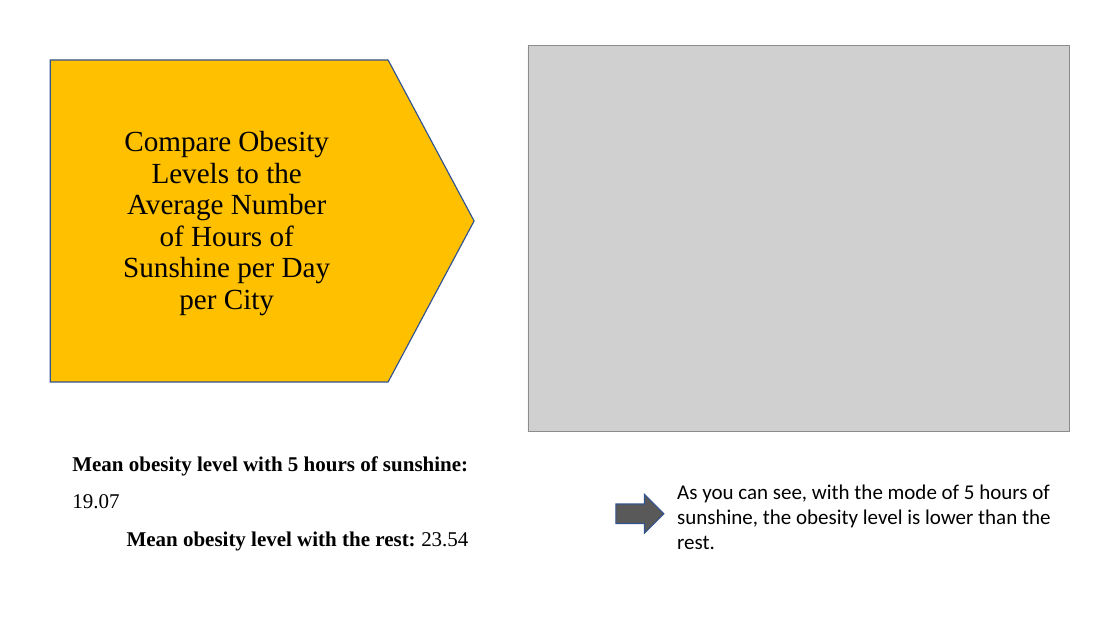
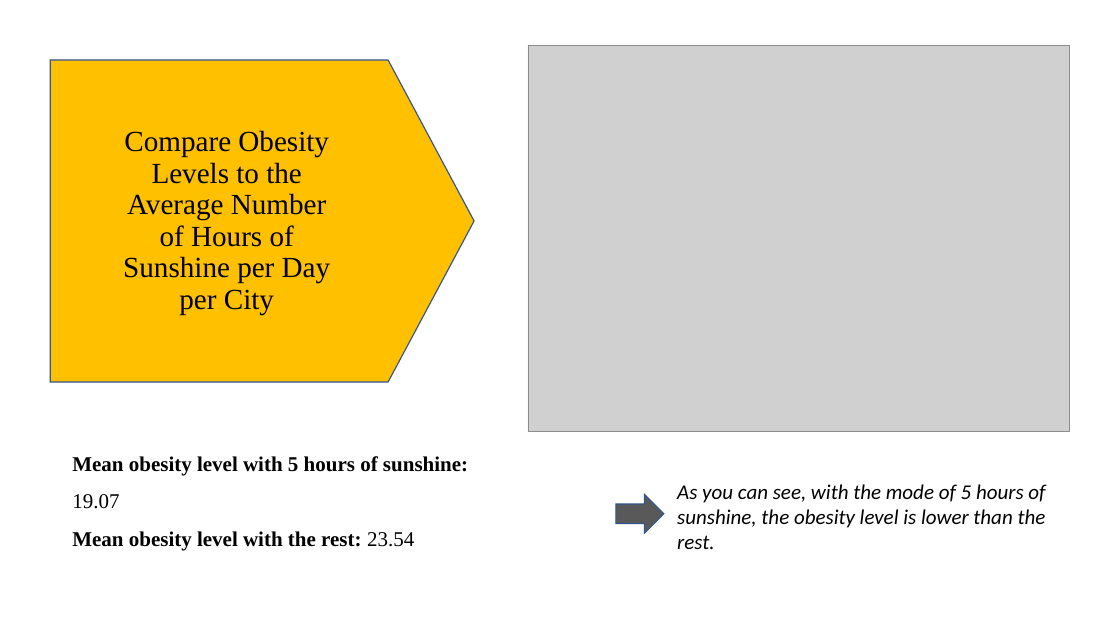
Before and after one commit to catie-williams/bu-dsc, a slide deck: slide 11 of DSC530/Healthiest City/Healthy Lifestyles.pptx. Drawn at 1120x630 pixels with LibreOffice and Linux fonts; fonts in the diff are those of the drawing; grey boxes stand for pictures. Boxes give left, top, right and bottom in pixels: in the first picture for what was removed or moved away, otherwise in the second. Text is boxed around its words. In the diff, an @@ line names an element or a change of style, - is before the commit and + after.

```diff
--- a/DSC530/Healthiest City/Healthy Lifestyles.pptx
+++ b/DSC530/Healthiest City/Healthy Lifestyles.pptx
@@ text "As you can see, with ..." at [677,484,1046,549]: italic on @@
@@ text at [72,531,414,551]: alignment right to left @@
```
Also in this commit, not shown: 8 other slides changed, 6 other files.
